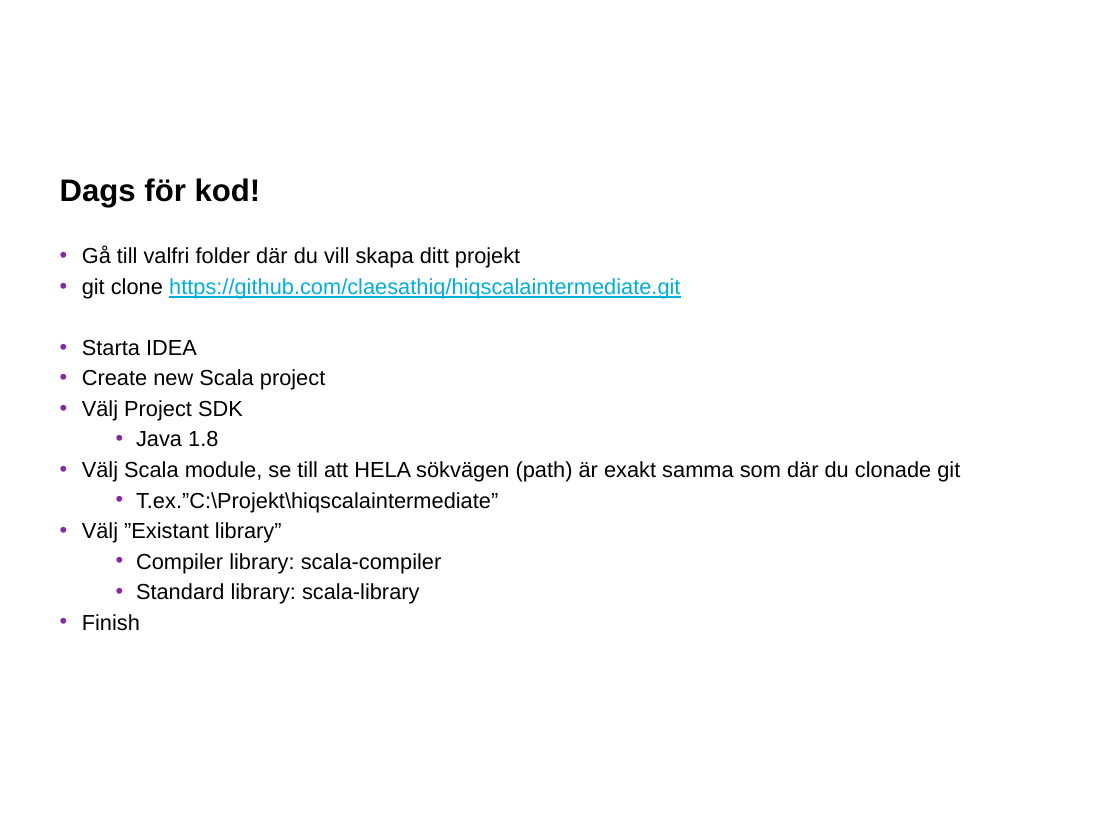
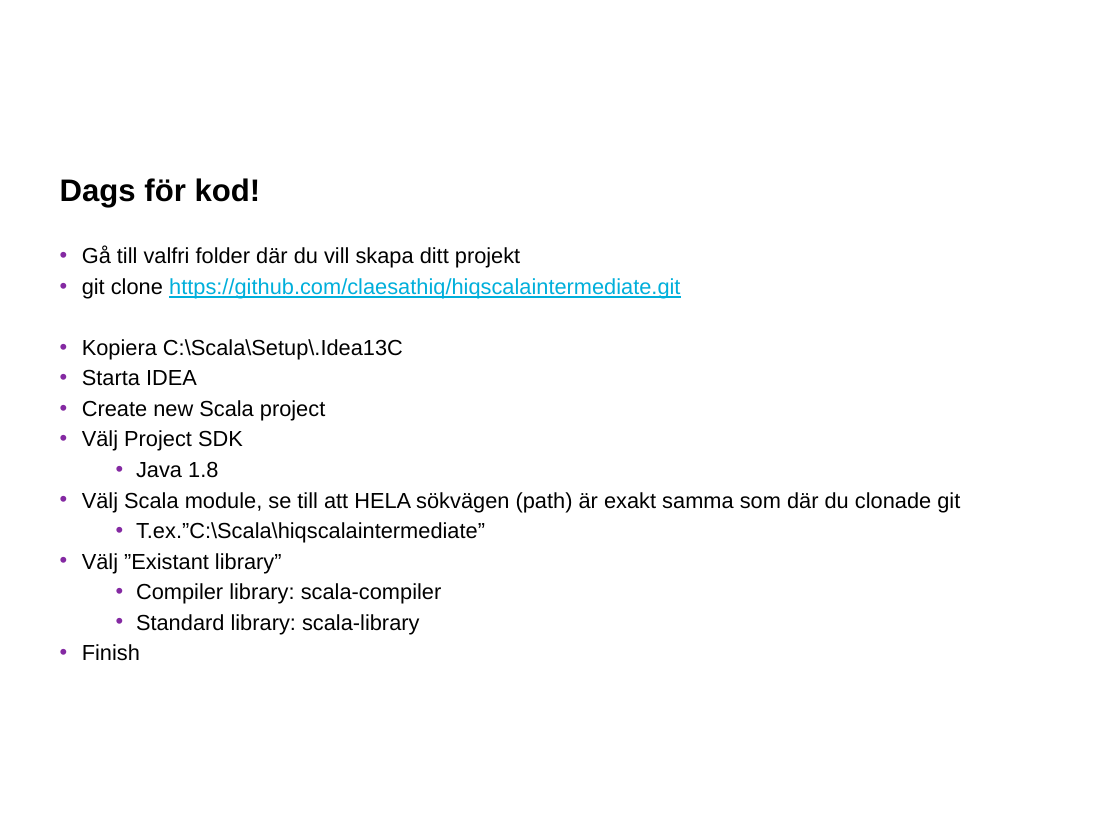
Before and after one commit to claesathiq/hiqscalaintermediate, a slide deck: slide 4 of doc/Scala intermediate.pptx. Drawn at 1120x840 pixels with LibreOffice and Linux fonts; fonts in the diff are those of the drawing; background and template pictures are left out. Boxes give left, top, right and bottom in pixels: in the first picture for what was removed or moved away, otherwise in the second. Text is boxed around its words. In the diff, an @@ line names an element or a change of style, - is before the commit and + after.

Commit message:
Updated instructions for code

```diff
--- a/doc/Scala intermediate.pptx
+++ b/doc/Scala intermediate.pptx
@@ text at bbox=[82, 339, 403, 360]: paragraph added @@
+• Kopiera C:\Scala\Setup\.Idea13C
@@ text at bbox=[136, 522, 485, 543]: text changed @@
-  • T.ex.”C:\Projekt\hiqscalaintermediate”
+  • T.ex.”C:\Scala\hiqscalaintermediate”
```
